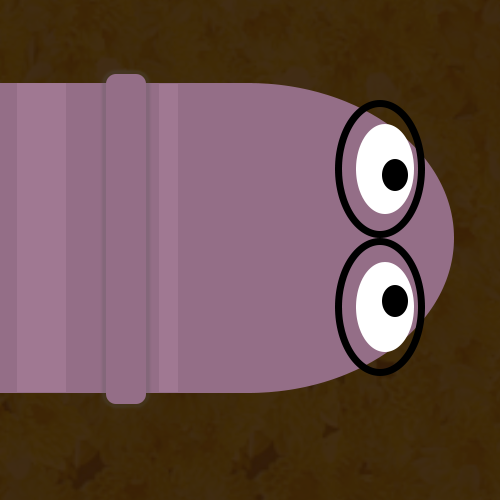
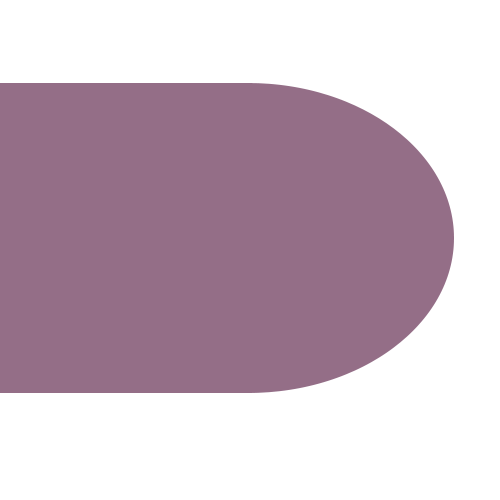
Before/after of a 500 x 500 layered artwork. What changed in the layer stack:
hid group "eyes" (4 layers) over (x1=356, y1=124, x2=414, y2=352)
hid group "glasses" (2 layers) over (x1=335, y1=100, x2=425, y2=376)
removed layer "color" (1st of 2, in "worm") from group "worm" over (x1=159, y1=84, x2=178, y2=392)
removed layer "color" (2nd of 2, in "worm") from group "worm" over (x1=17, y1=83, x2=66, y2=392)
removed layer "ring" from group "worm" over (x1=106, y1=74, x2=146, y2=404)
removed layer "bright_earth" over (x1=0, y1=0, x2=500, y2=500)
